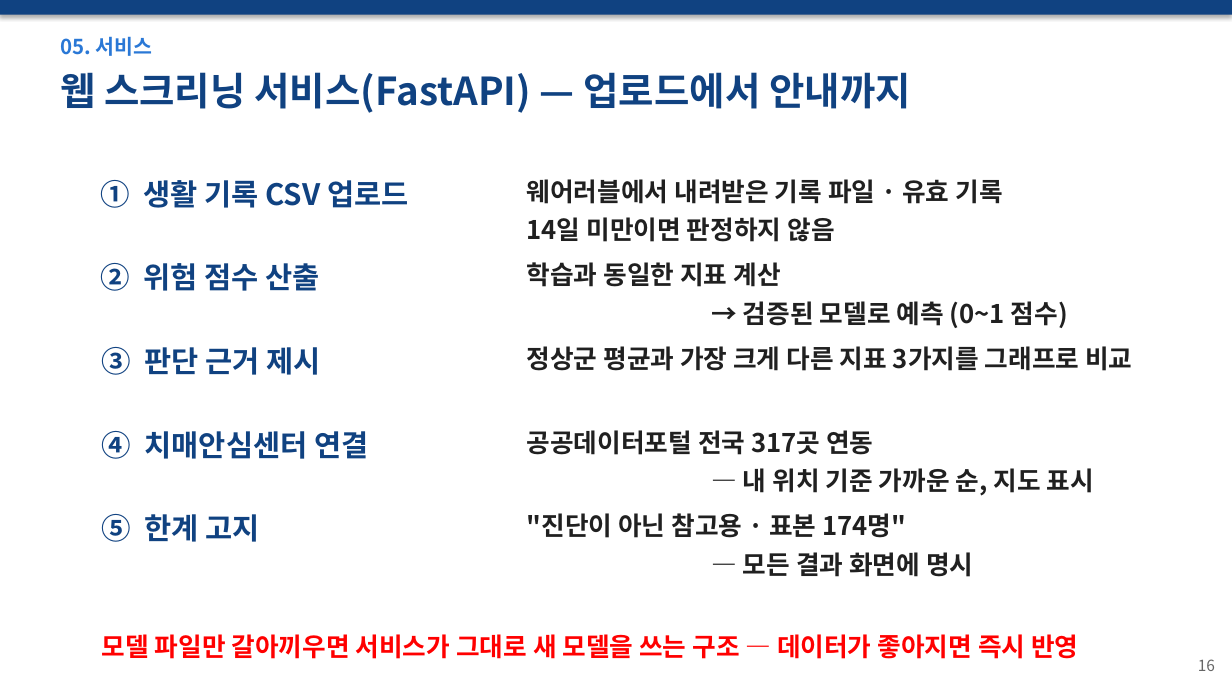
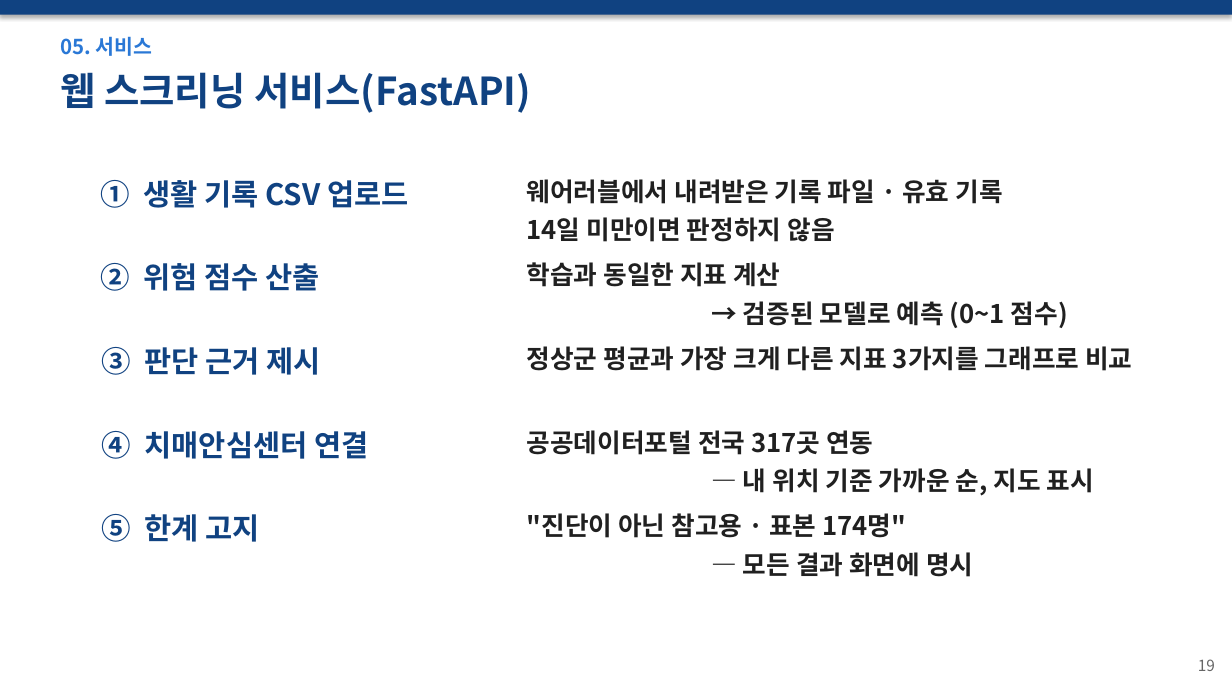
Before and after one commit to wpalswpa/dementia-screening, a slide deck: slide 19 of 발표자료_최종본_v5.pptx (slide 16 before the commit). Drawn at 1232x693 pixels with LibreOffice and Linux fonts; fonts in the diff are those of the drawing. Boxes give left, top, right and bottom in pixels: in the first picture for what was removed or moved away, otherwise in the second. Text is boxed around its words. In the diff, an @@ line names an element or a change of style, - is before the commit and + after.

```diff
--- a/발표자료_최종본_v5.pptx
+++ b/발표자료_최종본_v5.pptx
@@ text at [60,72,530,113]: text changed @@
-웹 스크리닝 서비스(FastAPI) — 업로드에서 안내까지
+웹 스크리닝 서비스(FastAPI)
@@ text removed at [102,634,1078,659] @@
-모델 파일만 갈아끼우면 서비스가 그대로 새 모델을 쓰는 구조 — 데이터가 좋아지면 즉시 반영
@@ text at [1198,659,1215,671]: text changed @@
-16
+19
```
Also in this commit, not shown: 20 other slides changed, 4 slides added.
